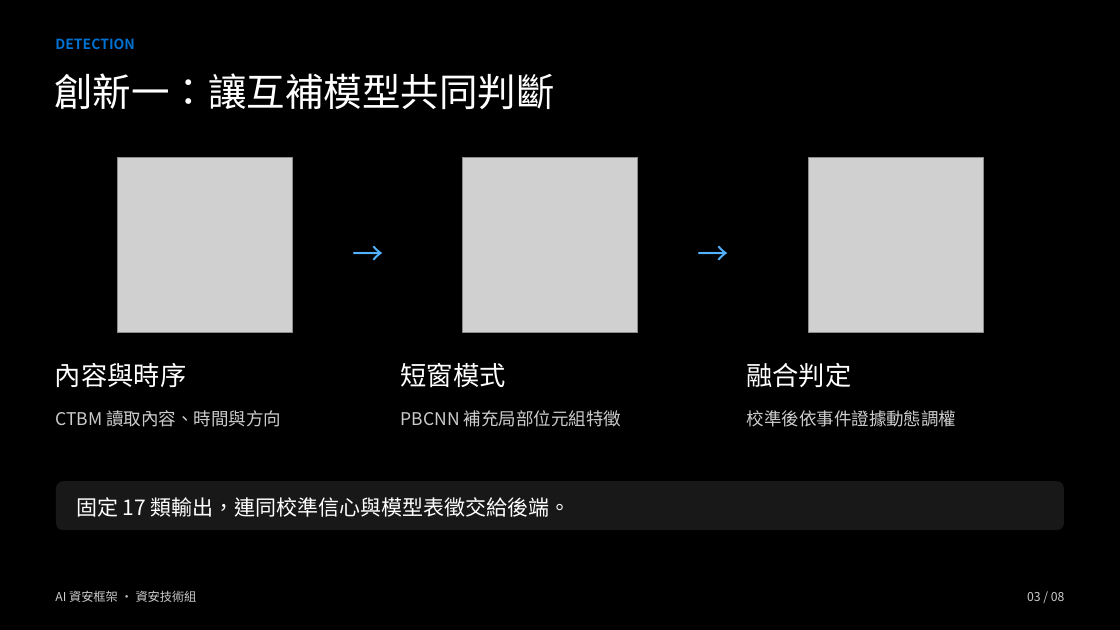
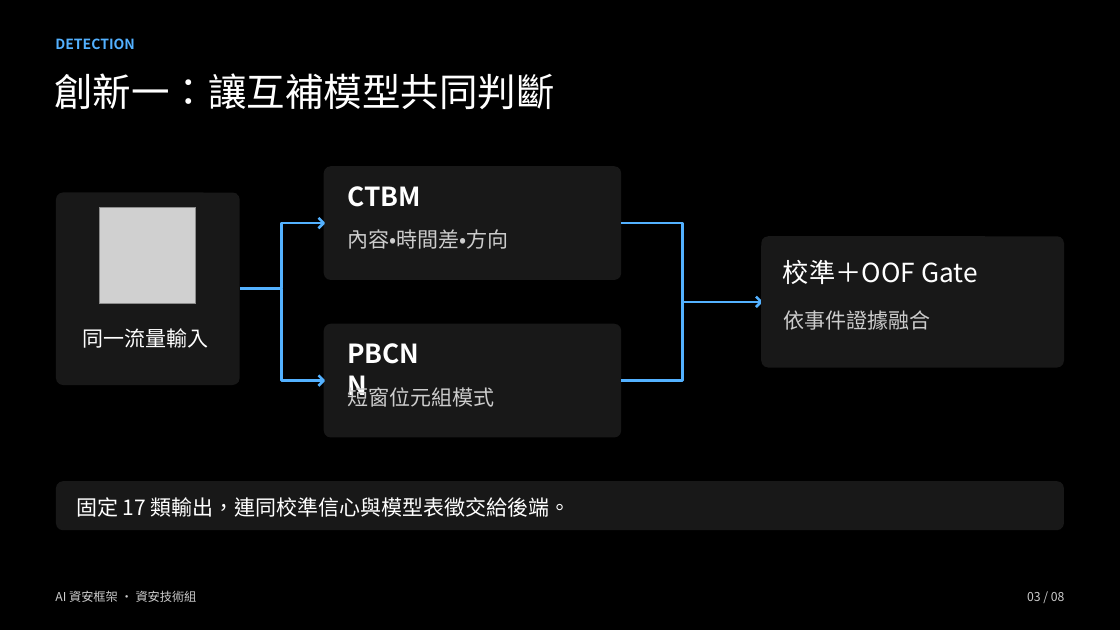
Before and after one commit to Lily09-project/innoserve-competition, a slide deck: slide 3 of deliverables/決賽簡報_AI資安框架.pptx. Drawn at 1120x630 pixels with LibreOffice and Linux fonts; fonts in the diff are those of the drawing; grey boxes stand for pictures. Boxes give left, top, right and bottom in pixels: in the first picture for what was removed or moved away, otherwise in the second. Text is boxed around its words. In the diff, an @@ line names an element or a change of style, - is before the commit and + after.

```diff
--- a/deliverables/決賽簡報_AI資安框架.pptx
+++ b/deliverables/決賽簡報_AI資安框架.pptx
@@ text "DETECTION" at [55,38,134,49]: text colour #0070D1 to #53B1FF @@
@@ picture removed at [118,158,292,333] @@
@@ rounded rectangle added at [323,166,621,280], fill #181818 @@
@@ picture removed at [808,158,983,333] @@
@@ rounded rectangle added at [56,192,240,385], fill #181818 @@
@@ picture: place and size @@
-picture at [463,158,638,333]
+picture at [100,208,197,304]
@@ text added at [347,186,421,207], 22.5 pt, text #FFFFFF, bold @@
+CTBM
@@ freeform shape added at [239,223,761,381], outline #53B1FF 2.25 pt @@
@@ freeform shape added at [318,218,761,386], outline #53B1FF 2.25 pt @@
@@ text at [347,229,508,249]: text changed; size 15 to 18 pt @@
-CTBM 讀取內容、時間與方向
+內容・時間差・方向
@@ text removed at [352,234,373,282] @@
-→
@@ text removed at [698,234,719,282] @@
-→
@@ rounded rectangle added at [761,236,1064,367], fill #181818 @@
@@ text added at [783,260,978,284], 22.5 pt, text #FFFFFF @@
+校準＋OOF Gate
@@ text added at [82,328,208,348], 18 pt, text #FFFFFF @@
+同一流量輸入
@@ rounded rectangle added at [323,323,621,437], fill #181818 @@
@@ text at [783,310,930,330]: text changed; size 15 to 18 pt @@
-校準後依事件證據動態調權
+依事件證據融合
@@ text added at [347,338,434,378], 22.5 pt, text #FFFFFF, bold @@
+PBCNN
@@ text removed at [55,363,186,387] @@
-內容與時序
@@ text at [347,384,494,407]: text changed; size 22.5 to 18 pt; text colour #FFFFFF to #CCCCCC @@
-短窗模式
+短窗位元組模式
@@ text removed at [746,363,851,387] @@
-融合判定
@@ text removed at [401,410,621,427] @@
-PBCNN 補充局部位元組特徵
```
Also in this commit, not shown: 3 other slides changed, 38 other files.
